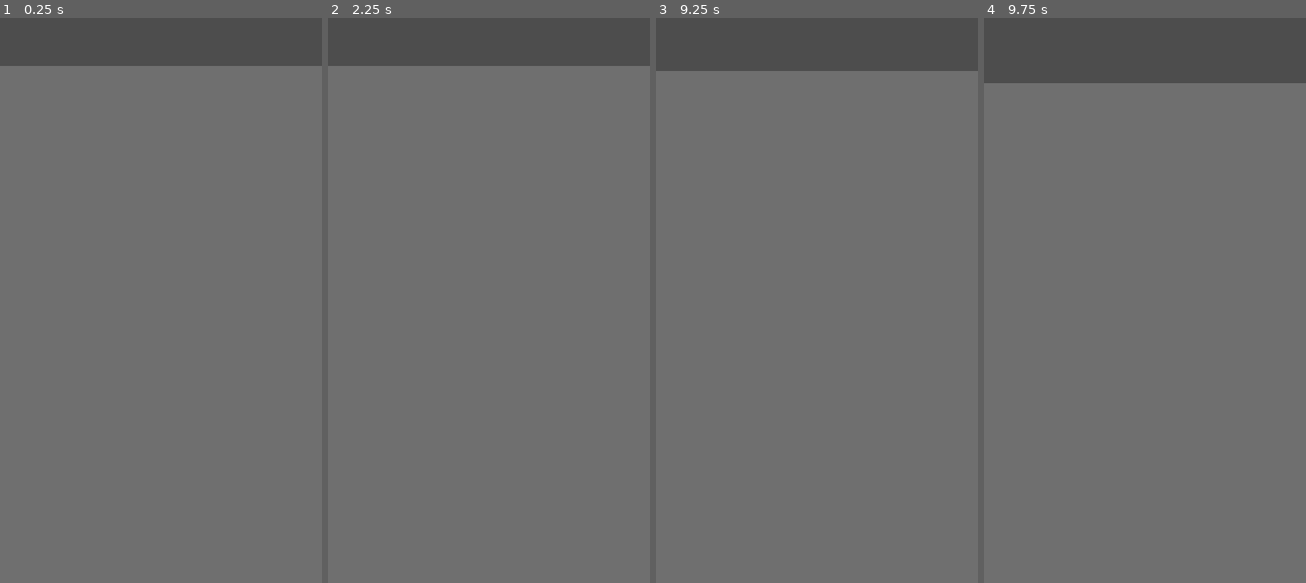
Above: before the commit, frames 1-4 (left to right).
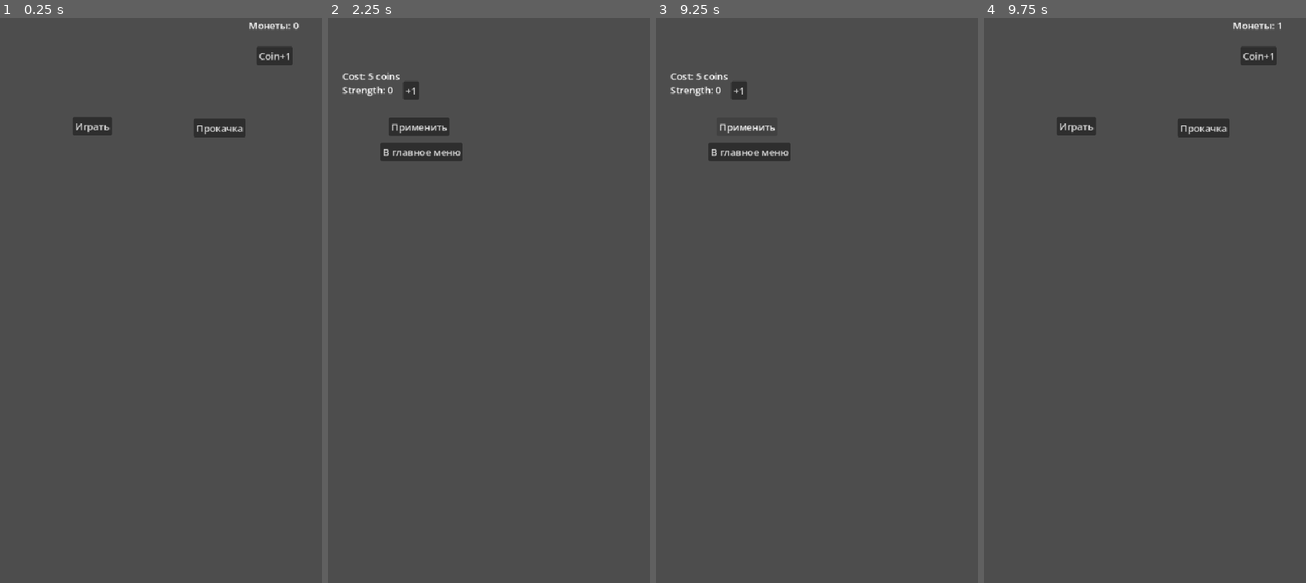
Above: after the commit, the same moments.

Repository: Optimist98/AI-Survivors
Game: Godot game, scene res://Main_menu.tscn
Two runs of this game, one before a commit and one after it. Both use one fixed random seed, a clock stepped at 60 frames per second and the inputs below. Before the commit the project starts from res://main.tscn.
Inputs (mouse positions are in pixels of both pictures, inside the frame that each line leads up to):
- Up to frame 1 (0.25 s): no input
- Up to frame 2 (2.25 s): click (546, 125) at 0.5 s, where only the run after the commit has a clickable "Прокачка"; click (421, 153) at 1.25 s, where only the run after the commit has a clickable "В главное меню"; click (546, 125) at 2 s, where only the run after the commit has a clickable "Прокачка"
- Up to frame 3 (9.25 s): click (739, 91) at 2.75 s, where only the run after the commit has a clickable "+1"; click (746, 125) at 3.5 s, where only the run after the commit has a clickable "Применить"; click (749, 153) at 4.25 s, where only the run after the commit has a clickable "В главное меню"; click (929, 57) at 5 s, where only the run after the commit has a clickable "Coin+1"; click (749, 125) at 5.75 s, where only the run after the commit has a clickable "Играть"; click (749, 125) at 6.5 s, where only the run after the commit has a clickable "Играть"; click (874, 125) at 7.25 s, where only the run after the commit has a clickable "Прокачка"; click (739, 91) at 8 s, where only the run after the commit has a clickable "+1"; click (746, 125) at 8.75 s, where only the run after the commit has a clickable "Применить"
- Up to frame 4 (9.75 s): click (1077, 153) at 9.5 s, where only the run after the commit has a clickable "В главное меню"

The runs differ from the first frame. In frame 1, 92% of the frame differs, in the area x 0-100%, y 0-100%; in frame 2, 91%; in frame 3, 90%; in frame 4, 89%.

Commit message:
Menu+save+global

Diff:
--- /dev/null
+++ b/Global.gd
@@ -0,0 +1,43 @@
+extends Node
+
+var coins = 0
+var strength = 0
+var strength_cost = 5
+
+const SAVE_PATH = "user://save.json"
+
+func load_game():
+    if FileAccess.file_exists(SAVE_PATH):
+        var file = FileAccess.open(SAVE_PATH, FileAccess.READ)
+        var data = JSON.parse_string(file.get_as_text())
+
+        coins = data["coins"]
+        strength = data["strength"]
+        strength_cost = data["strength_cost"]
+
+func save_game():
+    var data = {
+        "coins": coins,
+        "strength": strength,
+        "strength_cost": strength_cost
+    }
+    print("SAVING:", coins, strength, strength_cost)
+
+    var file = FileAccess.open(SAVE_PATH, FileAccess.WRITE)
+    file.store_string(JSON.stringify(data))
+
+func _ready():
+    print("LOADING GAME")
+    load_game()
+
+func upgrade_strength():
+    if coins >= strength_cost:
+        coins -= strength_cost
+        strength += 1
+        strength_cost += 5
+        return true
+    return false
+
+func _notification(what):
+    if what == NOTIFICATION_WM_CLOSE_REQUEST:
+        save_game()
--- /dev/null
+++ b/Main_menu.gd
@@ -0,0 +1,25 @@
+extends Control
+
+@onready var coins_label = $CoinsLabel
+@onready var start_button = $StartButton
+@onready var skills_button = $SkillsButton
+
+
+func _ready():
+    update_coins()
+
+func update_coins():
+    coins_label.text = "Монеты: " + str(Global.coins)
+
+
+func _on_start_button_pressed():
+    get_tree().change_scene_to_file("res://Level1.tscn")
+
+
+func _on_skills_button_pressed():
+    get_tree().change_scene_to_file("res://Skill_Tree.tscn")
+
+func _on_coin_button_pressed() -> void:
+    Global.coins += 1
+    update_coins()
+    pass # Replace with function body.
--- /dev/null
+++ b/Main_menu.tscn
@@ -0,0 +1,48 @@
+[gd_scene format=3 uid="uid://do6sxa5la64ve"]
+
+[ext_resource type="Script" uid="uid://c513l6aaig8p0" path="res://Main_menu.gd" id="1_b07fi"]
+
+[node name="MainMenu" type="Control" unique_id=1936693113]
+layout_mode = 3
+anchors_preset = 15
+anchor_right = 1.0
+anchor_bottom = 1.0
+grow_horizontal = 2
+grow_vertical = 2
+script = ExtResource("1_b07fi")
+
+[node name="CoinsLabel" type="Label" parent="." unique_id=2131402401]
+layout_mode = 0
+offset_left = 417.0
+offset_top = 14.0
+offset_right = 507.0
+offset_bottom = 37.0
+text = "СчётМонет"
+
+[node name="StartButton" type="Button" parent="." unique_id=1796221298]
+layout_mode = 0
+offset_left = 122.0
+offset_top = 179.0
+offset_right = 188.0
+offset_bottom = 210.0
+text = "Играть"
+
+[node name="SkillsButton" type="Button" parent="." unique_id=1441618274]
+layout_mode = 0
+offset_left = 325.0
+offset_top = 182.0
+offset_right = 412.0
+offset_bottom = 213.0
+text = "Прокачка"
+
+[node name="CoinButton" type="Button" parent="." unique_id=223512154]
+layout_mode = 0
+offset_left = 430.0
+offset_top = 61.0
+offset_right = 438.0
+offset_bottom = 69.0
+text = "Coin+1"
+
+[connection signal="pressed" from="StartButton" to="." method="_on_start_button_pressed"]
+[connection signal="pressed" from="SkillsButton" to="." method="_on_skills_button_pressed"]
+[connection signal="pressed" from="CoinButton" to="." method="_on_coin_button_pressed"]
--- a/project.godot
+++ b/project.godot
@@ -8,12 +8,20 @@
 
 config_version=5
 
+[animation]
+
+compatibility/default_parent_skeleton_in_mesh_instance_3d=true
+
 [application]
 
 config/name="Auto-Survivors"
-run/main_scene="res://main.tscn"
-config/features=PackedStringArray("4.0", "GL Compatibility")
+run/main_scene="uid://do6sxa5la64ve"
+config/features=PackedStringArray("4.7", "GL Compatibility")
 config/icon="res://icon.svg"
+
+[autoload]
+
+Global="*uid://cs3f0cv0fd5il"
 
 [display]
 
--- /dev/null
+++ b/skill_tree.gd
@@ -0,0 +1,23 @@
+extends Control
+
+@onready var strength_label = $StrengthLabel
+@onready var cost_label = $CostLabel
+
+func _ready():
+    update_ui()
+
+func update_ui():
+    strength_label.text = "Strength: " + str(Global.strength)
+    cost_label.text = "Cost: " + str(Global.strength_cost) + " coins"
+
+
+func _on_upgrade_button_pressed():
+    if Global.upgrade_strength():
+        update_ui()
+
+
+func _on_apply_button_pressed():
+    print("Strength applied:", Global.strength)
+
+func _on_back_button_pressed():
+    get_tree().change_scene_to_file("res://Main_Menu.tscn")
--- /dev/null
+++ b/skill_tree.tscn
@@ -0,0 +1,65 @@
+[gd_scene format=3 uid="uid://dg4gnygyvo0sq"]
+
+[ext_resource type="Script" uid="uid://dbbcg8b83xf5n" path="res://skill_tree.gd" id="1_217a5"]
+
+[node name="SkillTree" type="Control" unique_id=1380899892]
+layout_mode = 3
+anchors_preset = 15
+anchor_right = 1.0
+anchor_bottom = 1.0
+offset_left = 14.0
+offset_top = 67.0
+offset_right = 14.0
+offset_bottom = 67.0
+grow_horizontal = 2
+grow_vertical = 2
+script = ExtResource("1_217a5")
+
+[node name="BackButton" type="Button" parent="." unique_id=1140769916]
+layout_mode = 1
+anchors_preset = -1
+anchor_left = 0.163
+anchor_top = 0.089
+anchor_right = 0.163
+anchor_bottom = 0.089
+offset_left = -14.020004
+offset_top = 69.56
+offset_right = 123.979996
+offset_bottom = 100.56
+text = "В главное меню"
+
+[node name="UpgradeButton" type="Button" parent="." unique_id=1345387755]
+layout_mode = 0
+offset_left = 112.0
+offset_top = 52.0
+offset_right = 139.0
+offset_bottom = 83.0
+text = "+1"
+
+[node name="ApplyButton" type="Button" parent="." unique_id=131261237]
+layout_mode = 0
+offset_left = 88.0
+offset_top = 113.0
+offset_right = 190.0
+offset_bottom = 144.0
+text = "Применить"
+
+[node name="StrengthLabel" type="Label" parent="." unique_id=2106834009]
+layout_mode = 0
+offset_left = 10.0
+offset_top = 55.0
+offset_right = 84.0
+offset_bottom = 78.0
+text = "Уровень:"
+
+[node name="CostLabel" type="Label" parent="." unique_id=226458588]
+layout_mode = 0
+offset_left = 10.0
+offset_top = 32.0
+offset_right = 52.0
+offset_bottom = 55.0
+text = "Цена"
+
+[connection signal="pressed" from="BackButton" to="." method="_on_back_button_pressed"]
+[connection signal="pressed" from="UpgradeButton" to="." method="_on_upgrade_button_pressed"]
+[connection signal="pressed" from="ApplyButton" to="." method="_on_apply_button_pressed"]
Not shown, added: Enemy.gd.uid
Not shown, added: Global.gd.uid
Not shown, added: Main_menu.gd.uid
Not shown, added: Scripts/Player.gd.uid
Not shown, changed: icon.svg.import
Not shown, added: skill_tree.gd.uid
